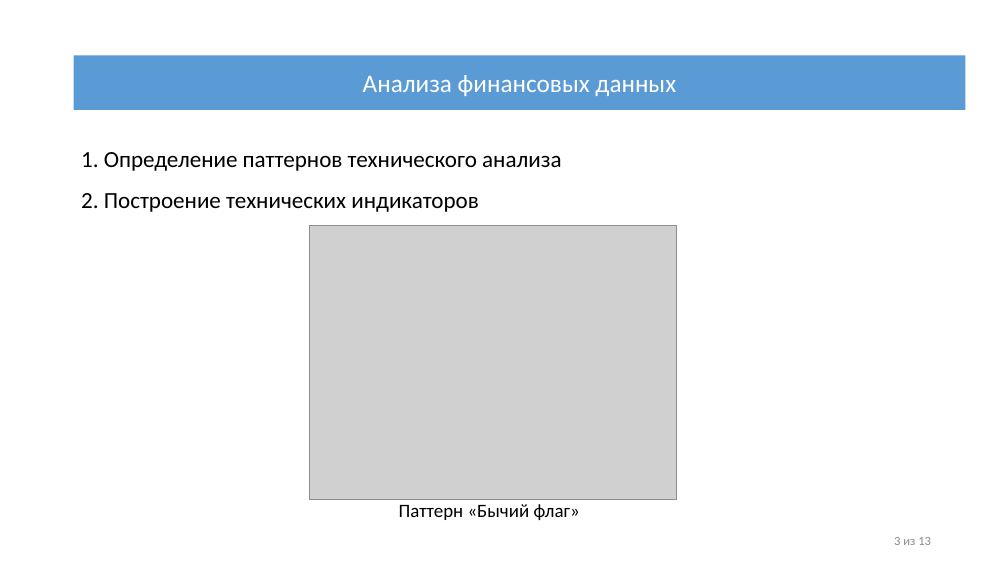
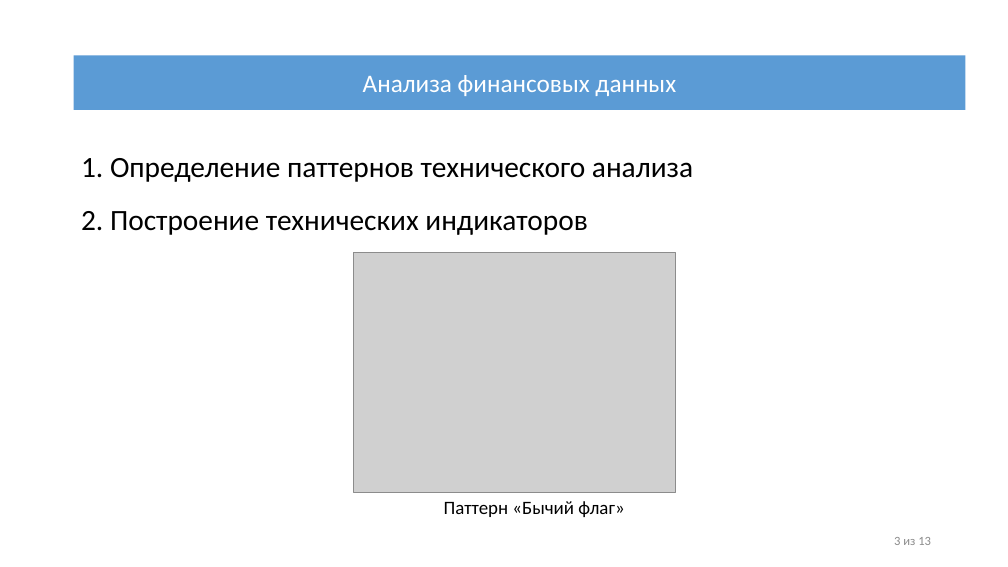
Before and after one commit to IliiaDenisov/masters-thesis, a slide deck: slide 3 of src/Презентация диплома.pptx. Drawn at 1008x567 pixels with LibreOffice and Linux fonts; fonts in the diff are those of the drawing; grey boxes stand for pictures. Boxes give left, top, right and bottom in pixels: in the first picture for what was removed or moved away, otherwise in the second. Text is boxed around its words. In the diff, an @@ line names an element or a change of style, - is before the commit and + after.

```diff
--- a/src/Презентация диплома.pptx
+++ b/src/Презентация диплома.pptx
@@ text "1. Определение паттернов технического анализа" at <box>81,158,693,235</box>: size 22 to 28 pt @@
@@ picture: place and size @@
-picture at <box>309,225,677,499</box>
+picture at <box>354,253,675,492</box>
@@ text "Паттерн «Бычий флаг»": place and size @@
-text "Паттерн «Бычий флаг»" at <box>399,504,580,520</box>
+text "Паттерн «Бычий флаг»" at <box>444,501,624,517</box>
```
Also in this commit, not shown: 4 other slides changed, 3 slides added.
